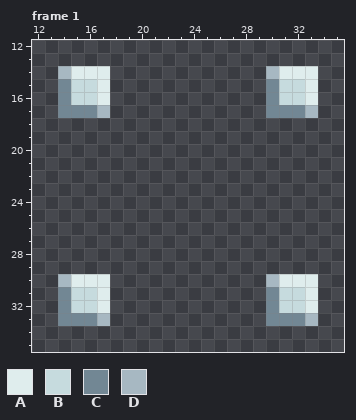
File history of a pixel-art file, public/assets/graphics/snek-tiles-48.ase. Above is the file before it was changed.
48x48 pixels, 7 frames. Shown: frame 1: x 12..35, y 12..35.
Palette (. is transparent): A #dfeded  B #c6dbde  C #728794  D #a7b8c2
The same view after the edit:
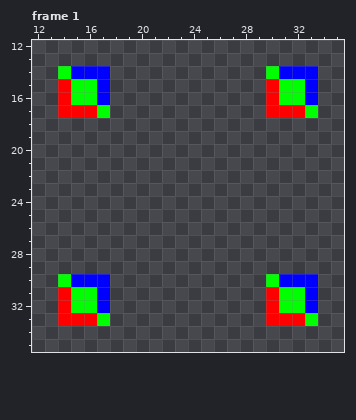
Difference:
colour A: #dfeded -> #0000ff
colour B: #c6dbde -> #00ff00
colour C: #728794 -> #ff0000
Frame 1, layer "layer":
y 14: x 14 D -> B; x 30 D -> B
y 17: x 17 D -> B; x 33 D -> B
y 30: x 14 D -> B; x 30 D -> B
y 33: x 17 D -> B; x 33 D -> B
